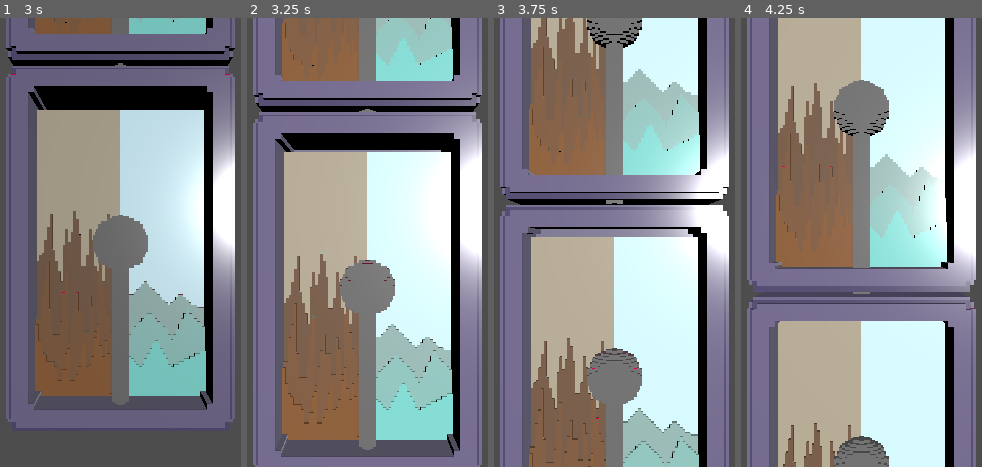
Above: before the commit, frames 1-4 (left to right).
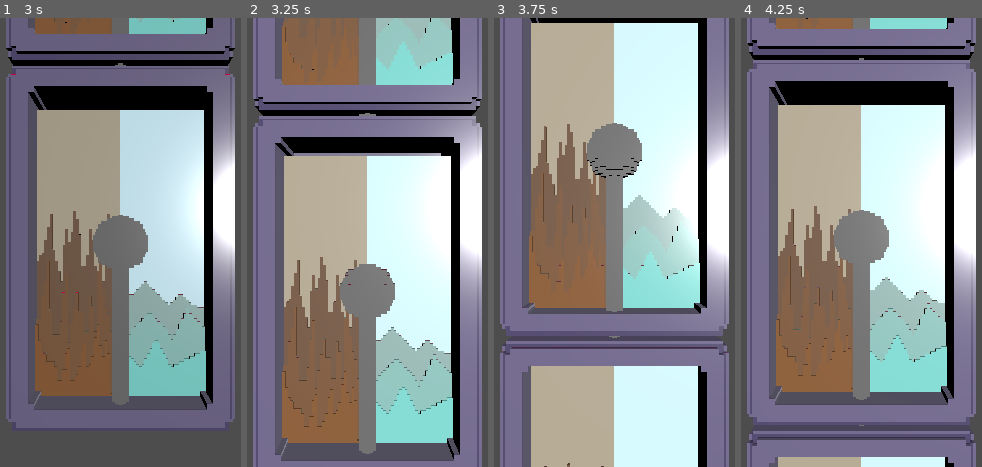
Above: after the commit, the same moments.

Repository: tudormacovei/totem_game_jam_2026
Game: Godot game, scene res://scenes/main_scene.tscn
The game is run twice, just before and just after one commit, with the same random seed, the same clock (stepped at 60 frames per second) and the same inputs.
Inputs (mouse positions are in pixels of both pictures, inside the frame that each line leads up to):
- Up to frame 1 (3 s): tap Enter at 0.5, 2 s; move the mouse to (outside the picture) at 0.52 s; click (outside the picture) at 0.67 s; tap Space at 1.25, 2.75 s; move the mouse to (outside the picture) at 1.27 s; click (outside the picture) at 1.42 s; move the mouse to (200, 143) at 2.02 s; click (200, 143) at 2.17 s; move the mouse to (79, 332) at 2.77 s; click (79, 332) at 2.92 s
- Up to frame 2 (3.25 s): no input
- Up to frame 3 (3.75 s): move the mouse to (outside the picture) at 3.52 s; click (outside the picture) at 3.67 s
- Up to frame 4 (4.25 s): no input

Frame 1 is identical in both runs. In frame 2, 8.4% of the frame differs, in the area x 2-98%, y 0-100%; in frame 3, 62%; in frame 4, 66%.

Commit message:
Smooth out scroll animation
- Also add UI 3d assets

Diff:
--- a/new-game-project/scenes/main_scene.tscn
+++ b/new-game-project/scenes/main_scene.tscn
@@ -2,6 +2,10 @@
 
 [ext_resource type="PackedScene" uid="uid://pbk0dioww4la" path="res://scenes/lever_score.tscn" id="1_w2twt"]
 [ext_resource type="Script" uid="uid://bppbhrue8prjt" path="res://scripts/autoscroll_movement.gd" id="2_pw63i"]
+
+[sub_resource type="Curve" id="Curve_pw63i"]
+_data = [Vector2(0.012170382, 0), 0.0, 0.11891303, 0, 0, Vector2(0.51926976, 0.77171034), 1.3581973, 1.3581973, 0, 0, Vector2(1, 1), 0.025274547, 0.0, 0, 0]
+point_count = 3
 
 [node name="MainScene" type="Node3D" unique_id=461440506]
 
@@ -12,6 +16,7 @@
 [node name="Autoscroller" type="Node" parent="." unique_id=624474803]
 script = ExtResource("2_pw63i")
 diorama_scenes = Array[PackedScene]([ExtResource("1_w2twt"), ExtResource("1_w2twt"), ExtResource("1_w2twt")])
+animation_profile = SubResource("Curve_pw63i")
 
 [node name="DirectionalLight3D" type="DirectionalLight3D" parent="." unique_id=469028228]
 transform = Transform3D(0.8660254, 0.12940952, 0.482963, -0.48296297, 0.46650636, 0.74102545, -0.12940955, -0.875, 0.46650636, 3.7452376, 0, 0.7221513)
--- a/new-game-project/scripts/autoscroll_movement.gd
+++ b/new-game-project/scripts/autoscroll_movement.gd
@@ -1,8 +1,9 @@
 extends Node
 
 @export var diorama_scenes: Array[PackedScene]
+@export var animation_profile: Curve
 
-var SCROLL_TIME = 2.0
+var SCROLL_TIME = 1.5
 var PAUSE_TIME = 3.0
 
 enum ScrollState{
@@ -70,7 +71,7 @@
 			i += 1
 
 func _get_offset(x) -> float:
-	return x * diorama_scene_height
+	return animation_profile.sample(x) * diorama_scene_height
 
 func _animate_scroll(delta_time) -> void:
 	var x = clamp(_time_in_current_state / SCROLL_TIME, 0.0, 1.0)
Binary file added: new-game-project/meshes/3d_ui/0.glb
Not shown, added: new-game-project/meshes/3d_ui/0.glb.import
Binary file added: new-game-project/meshes/3d_ui/0_box_65Set_Color.png
Not shown, added: new-game-project/meshes/3d_ui/0_box_65Set_Color.png.import
Binary file added: new-game-project/meshes/3d_ui/0_box_65Set_Metallic-box_65Set_Roughness.png
Not shown, added: new-game-project/meshes/3d_ui/0_box_65Set_Metallic-box_65Set_Roughness.png.import
Binary file added: new-game-project/meshes/3d_ui/1.glb
Not shown, added: new-game-project/meshes/3d_ui/1.glb.import
Binary file added: new-game-project/meshes/3d_ui/1_box_65Set_Color.png
Not shown, added: new-game-project/meshes/3d_ui/1_box_65Set_Color.png.import
Binary file added: new-game-project/meshes/3d_ui/1_box_65Set_Metallic-box_65Set_Roughness.png
Not shown, added: new-game-project/meshes/3d_ui/1_box_65Set_Metallic-box_65Set_Roughness.png.import
(and 78 more such lines)
